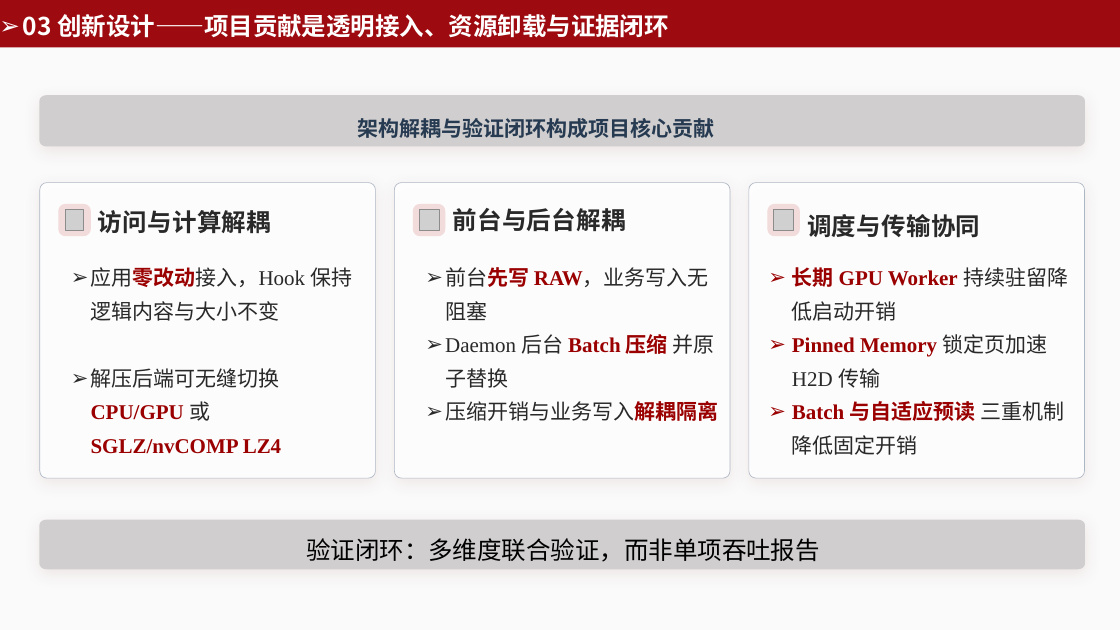
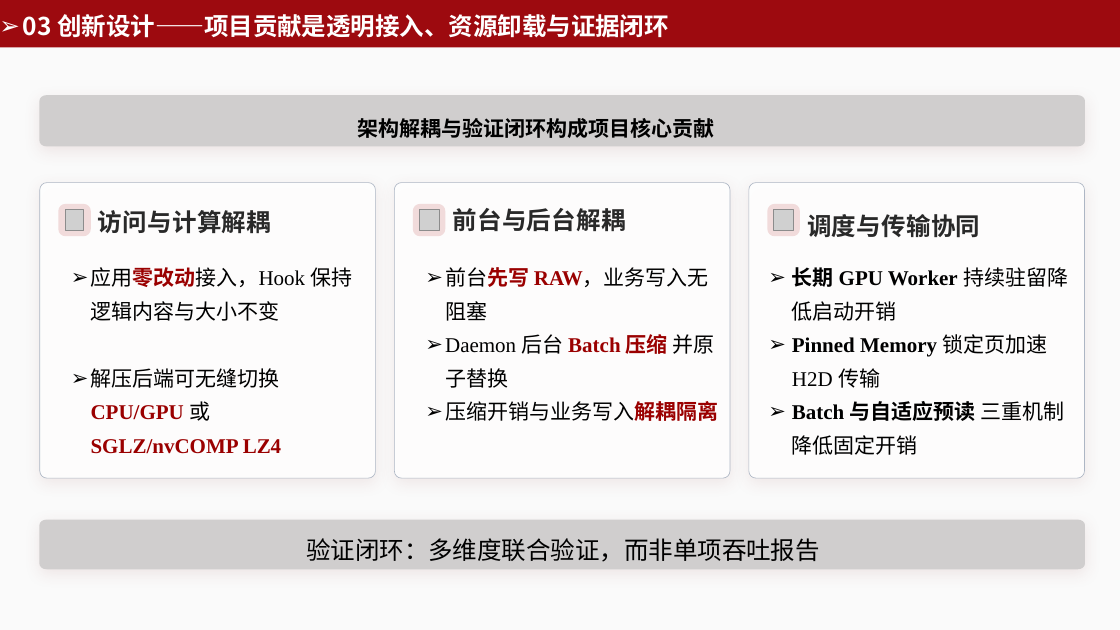
Before and after one commit to zhujiale520/GPUC, a slide deck: slide 16 of ppt/GPUC 项目答辩 — 基于 GPU 的透明存储压缩卸载系统.pptx. Drawn at 1120x630 pixels with LibreOffice and Linux fonts; fonts in the diff are those of the drawing; grey boxes stand for pictures. Boxes give left, top, right and bottom in pixels: in the first picture for what was removed or moved away, otherwise in the second. Text is boxed around its words. In the diff, an @@ line names an element or a change of style, - is before the commit and + after.

```diff
--- a/ppt/GPUC 项目答辩 — 基于 GPU 的透明存储压缩卸载系统.pptx
+++ b/ppt/GPUC 项目答辩 — 基于 GPU 的透明存储压缩卸载系统.pptx
@@ text "架构解耦与验证闭环构成项目核心贡献" at (x1=357, y1=118, x2=714, y2=138): text colour #263A51 to #000000 @@
@@ text "应用零改动接入，Hook 保持逻辑内容与大小不变" at (x1=91, y1=267, x2=352, y2=421): text colour #292929 to #000000 in "应用零改动接入，Hook 保持逻辑内容与大小不变", "解压后端可无缝切换 或" @@
@@ text "前台先写 RAW，业务写入无阻塞" at (x1=445, y1=267, x2=718, y2=421): text colour #292929 to #000000 in "前台先写 RAW，业务写入无阻塞", "Daemon 后台 并原子替换", "压缩开销与业务写入解耦隔离" @@
@@ text "长期 GPU Worker 持续驻留降低启动开销" at (x1=792, y1=267, x2=1068, y2=455): text colour #9A0000 to #000000 in "长期 GPU Worker", "Pinned Memory", "Batch 与自适应预读"; text colour #292929 to #000000 in "持续驻留降低启动开销", "锁定页加速 H2D 传输", "三重机制降低固定开销" @@
```
Also in this commit, not shown: 17 other slides changed, 2 other files.
